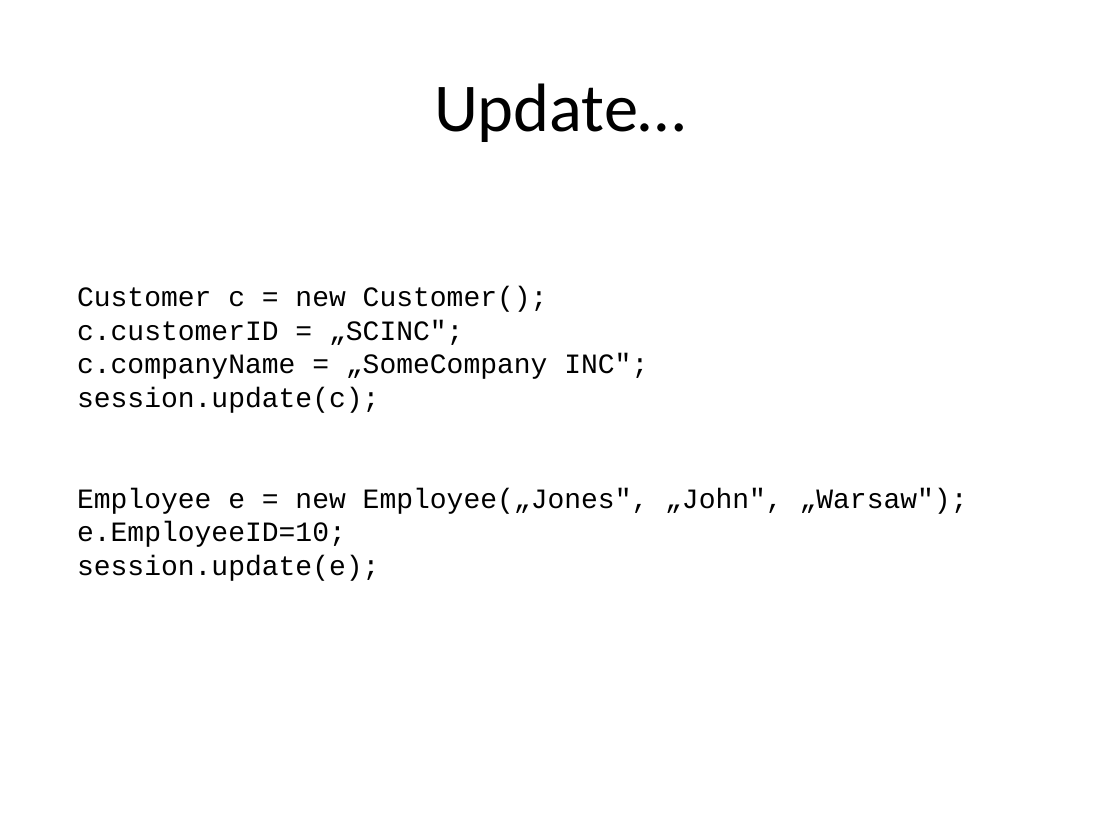
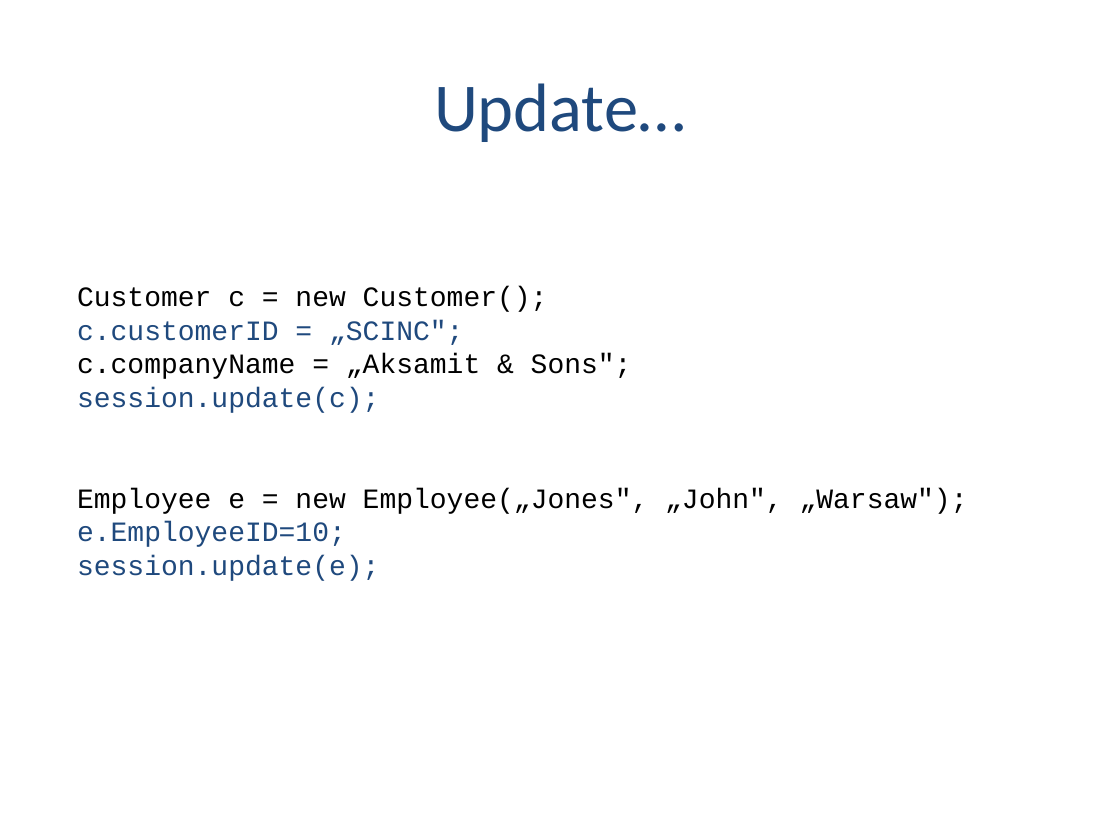
Before and after one commit to alicjasalamon/DB2, a slide deck: slide 28 of MySQL + Hibernate.pptx (slide 27 before the commit). Drawn at 1120x840 pixels with LibreOffice and Linux fonts; fonts in the diff are those of the drawing. Boxes give left, top, right and bottom in pixels: in the first picture for what was removed or moved away, otherwise in the second. Text is boxed around its words. In the diff, an @@ line names an element or a change of style, - is before the commit and + after.

Commit message:
Presentation - new colors + agenda

```diff
--- a/MySQL + Hibernate.pptx
+++ b/MySQL + Hibernate.pptx
@@ title "Update…" at bbox=[434, 83, 685, 142]: text colour #000000 to #1F497D @@
@@ text at bbox=[77, 320, 463, 581]: text colour #000000 to #1F497D in "c.customerID = „SCINC";", "session.update(c);", "e.EmployeeID=10;", "session.update(e);" @@
@@ text at bbox=[77, 353, 632, 379]: text changed @@
-c.companyName = „SomeCompany INC";
+c.companyName = „Aksamit & Sons";
```
Also in this commit, not shown: 24 other slides changed, 2 slides added, 1 slide removed.
